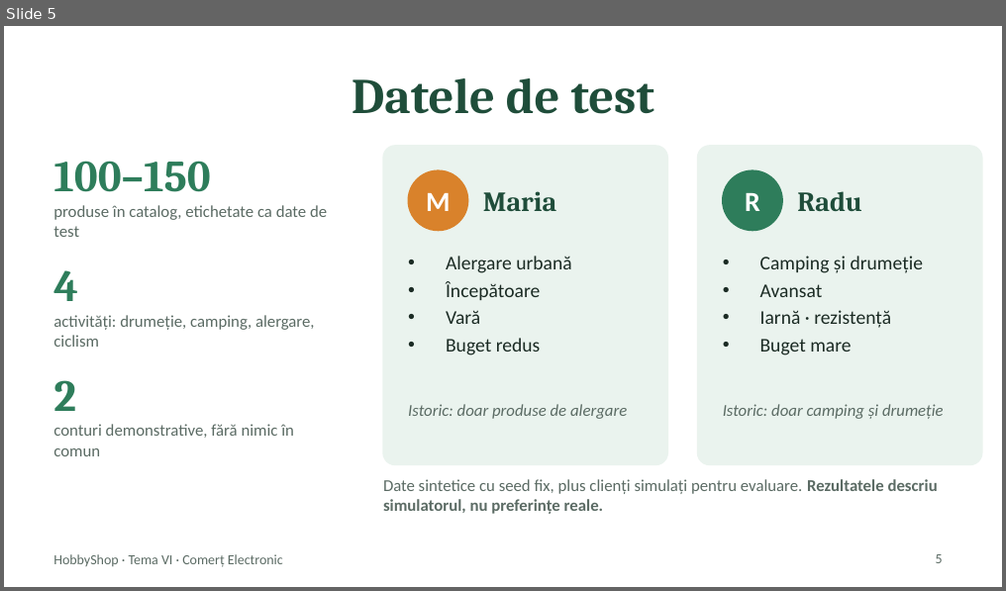
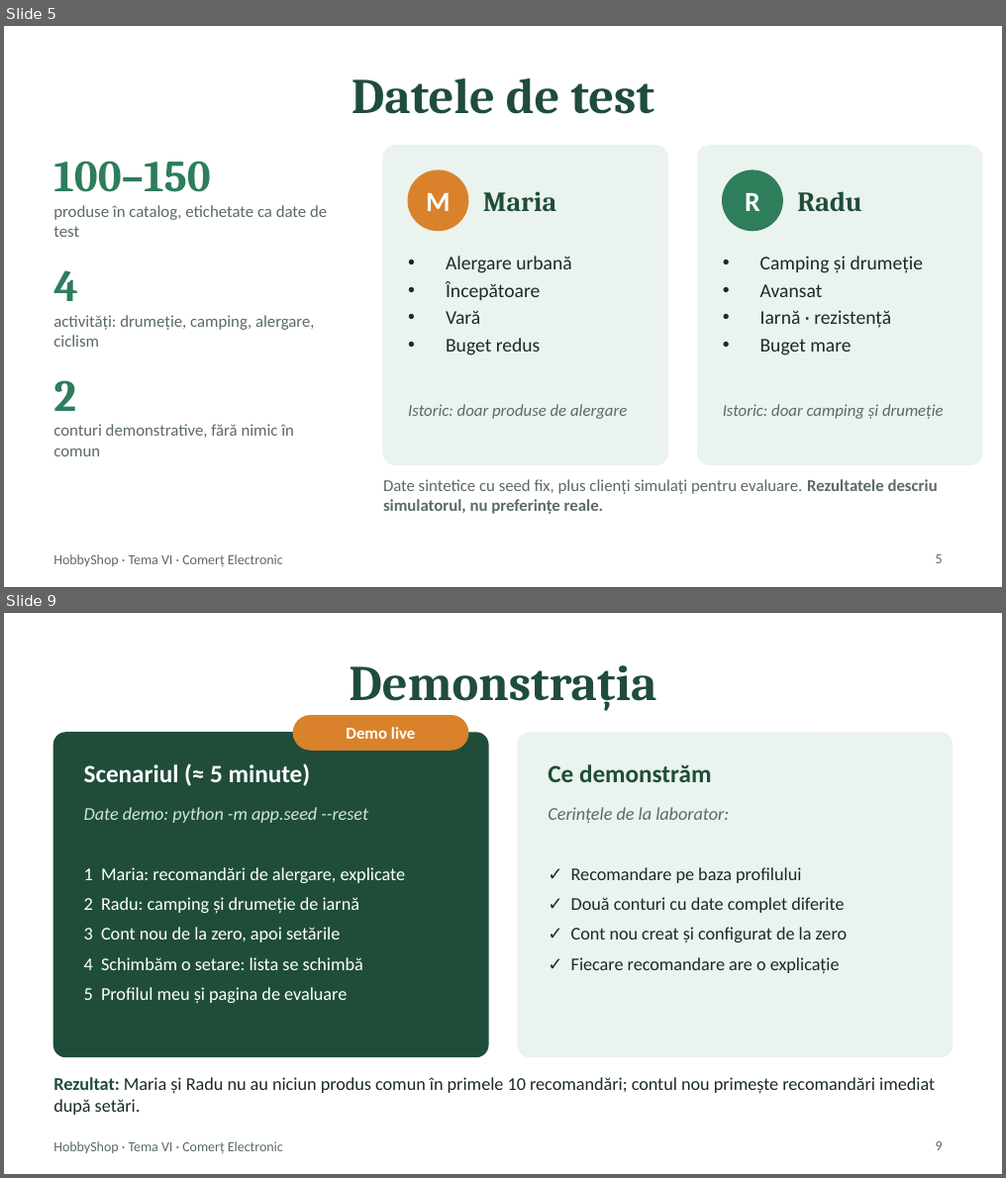
Before and after one commit to ANDYGAB04/Recomandation_System, a slide deck: docs/prezentare/Prezentare.pptx. Shown one above the other, each under a label of ours: slide 5 before the commit, slides 5 and 9 after it; the slides between them are not shown. The pictures are 1006x591 and 1006x1178 pixels, drawn with LibreOffice and Linux fonts; fonts in the diff are those of the drawing. Boxes give left, top, right and bottom in pixels: in the first picture for what was removed or moved away, otherwise in the second. Text is boxed around its words. In the diff, an @@ line names an element or a change of style, - is before the commit and + after.

```diff
--- a/docs/prezentare/Prezentare.pptx
+++ b/docs/prezentare/Prezentare.pptx
@@ slide 9 added at (x1=4, y1=613, x2=1002, y2=1174), background #FFFFFF; not listed: 1 template element that a slide beside it also shows @@
@@ title added at (x1=349, y1=665, x2=656, y2=711), 36 pt, text #1F4D3A, bold @@
+Demonstrația
@@ rounded rectangle added at (x1=293, y1=716, x2=468, y2=750), fill #D9822B, outline #D9822B 1 pt @@
@@ text added at (x1=346, y1=727, x2=415, y2=739), 12 pt, text #FFFFFF, bold @@
+Demo live
@@ rounded rectangle added at (x1=54, y1=733, x2=488, y2=1058), fill #1F4D3A, outline #1F4D3A 1 pt @@
@@ rounded rectangle added at (x1=518, y1=733, x2=952, y2=1058), fill #EAF3EE, outline #EAF3EE 1 pt @@
@@ text added at (x1=84, y1=763, x2=311, y2=786), 18 pt, text #FFFFFF, bold @@
+Scenariul (≈ 5 minute)
@@ text added at (x1=548, y1=764, x2=711, y2=782), 18 pt, text #1F4D3A, bold @@
+Ce demonstrăm
@@ text added at (x1=84, y1=807, x2=368, y2=823), 13 pt, text #CFE5D8, italic @@
+Date demo: python -m app.seed --reset
@@ text added at (x1=548, y1=807, x2=729, y2=823), 13 pt, text #5B6B64, italic @@
+Cerințele de la laborator:
@@ text added at (x1=84, y1=867, x2=406, y2=1004), 13 pt, text #FFFFFF @@
+1 Maria: recomandări de alergare, explicate
+2 Radu: camping și drumeție de iarnă
+3 Cont nou de la zero, apoi setările
+4 Schimbăm o setare: lista se schimbă
+5 Profilul meu și pagina de evaluare
@@ text added at (x1=571, y1=867, x2=846, y2=974), 13 pt, text #1B2B24 @@
+✓ Recomandare pe baza profilului
+✓ Două conturi cu date complet diferite
+✓ Cont nou creat și configurat de la zero
+✓ Fiecare recomandare are o explicație
@@ text added at (x1=54, y1=1077, x2=935, y2=1115), 13 pt, text #1B2B24 @@
+Rezultat: Maria și Radu nu au niciun produs comun în primele 10 recomandări; contul nou primește recomandări imediat după setări.
@@ page number added at (x1=936, y1=1142, x2=943, y2=1151), 10 pt, text #5B6B64 @@
+9
```
Also in this commit, not shown: 5 other slides added.
